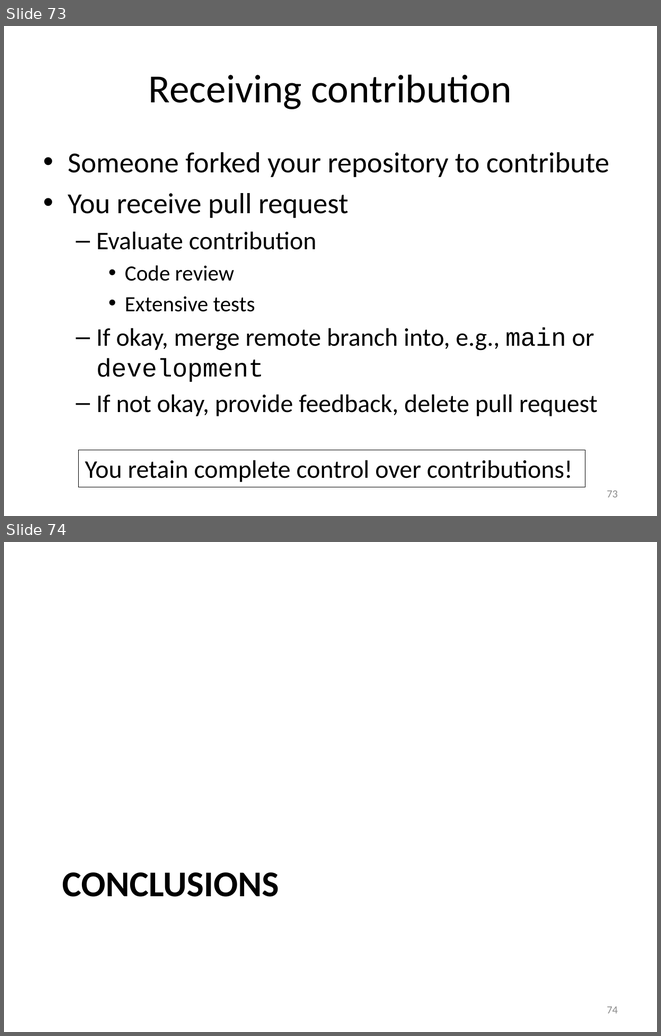
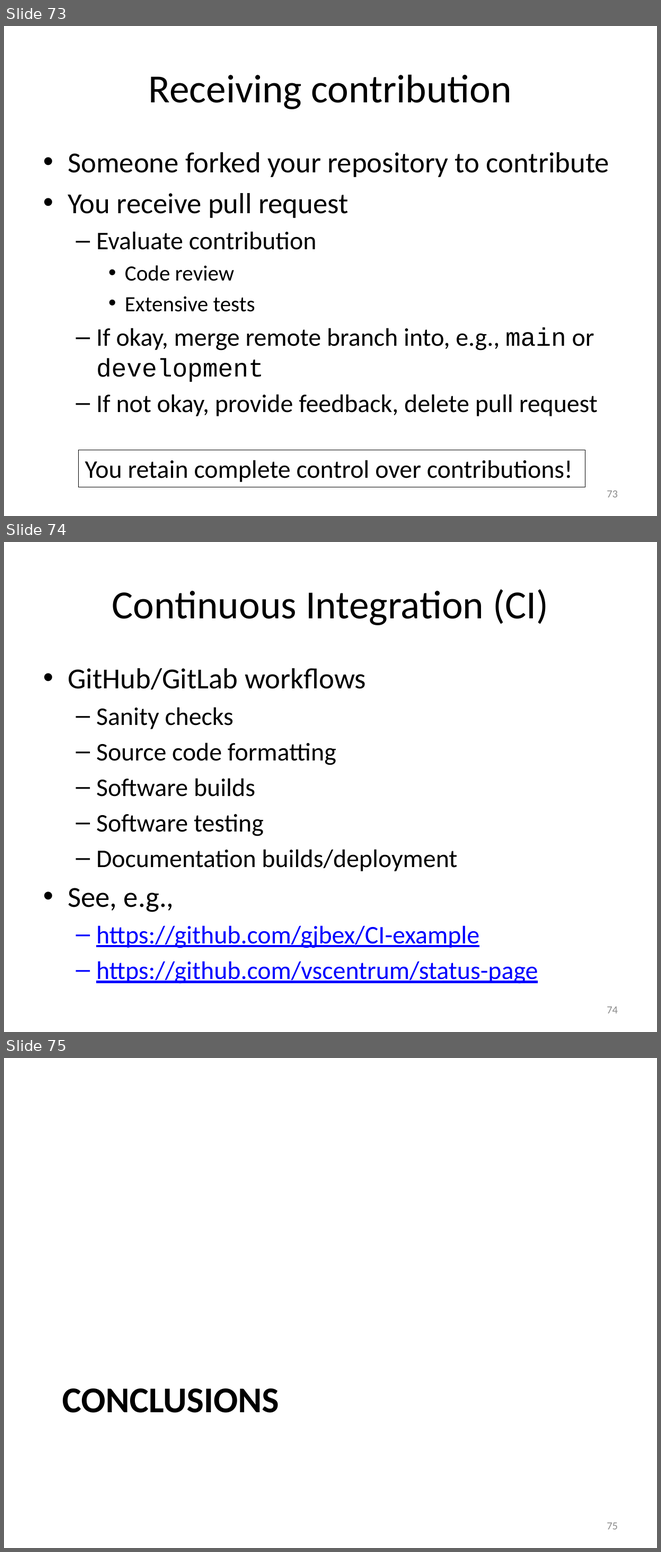
Before and after one commit to gjbex/Version-control-with-git, a slide deck: version_control_git.pptx. Shown one above the other, each under a label of ours: slides 73 and 74 before the commit, slides 73, 74 and 75 after it. The pictures are 661x1036 and 661x1552 pixels, drawn with LibreOffice and Linux fonts; fonts in the diff are those of the drawing. Boxes give left, top, right and bottom in pixels: in the first picture for what was removed or moved away, otherwise in the second. Text is boxed around its words. In the diff, an @@ line names an element or a change of style, - is before the commit and + after.

Commit message:
Add slide on CI

```diff
--- a/version_control_git.pptx
+++ b/version_control_git.pptx
@@ slide 74 added at (4,542,657,1032), background #FFFFFF @@
@@ title added at (112,589,548,625), 44 pt, text #000000 @@
+Continuous Integration (CI)
@@ text added at (68,668,538,983), 28 pt, text #000000 @@
+• GitHub/GitLab workflows
+  – Sanity checks
+  – Source code formatting
+  – Software builds
+  – Software testing
+  – Documentation builds/deployment
+• See, e.g.,
+  – https://github.com/gjbex/CI-example
+  – https://github.com/vscentrum/status-page
@@ page number added at (607,1006,618,1013), 12 pt, text #8C8C8C @@
+74
@@ what was slide 74 is now slide 75 @@
@@ page number at (607,1522,618,1529): text changed @@
-74
+75
```
